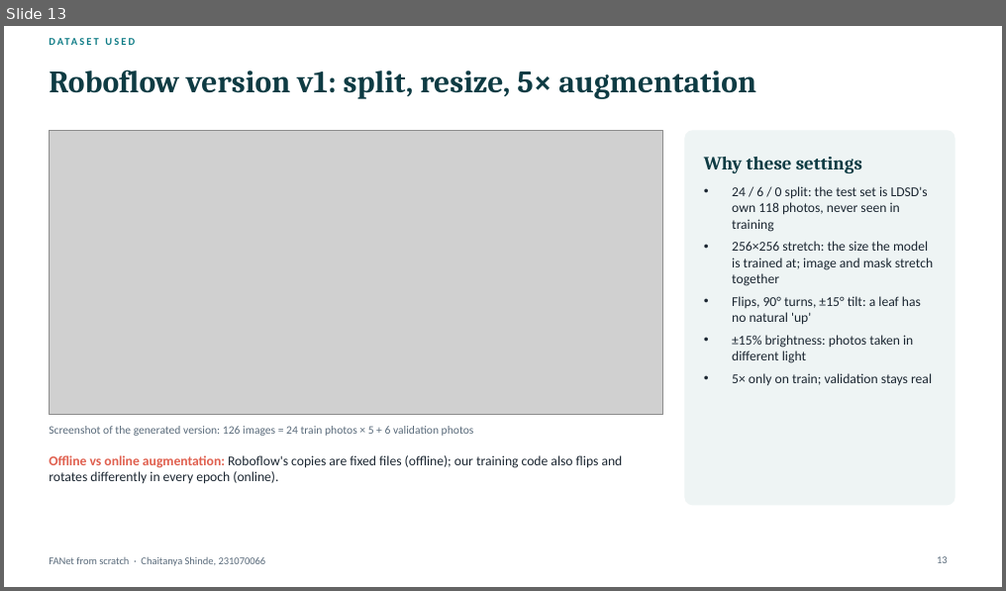
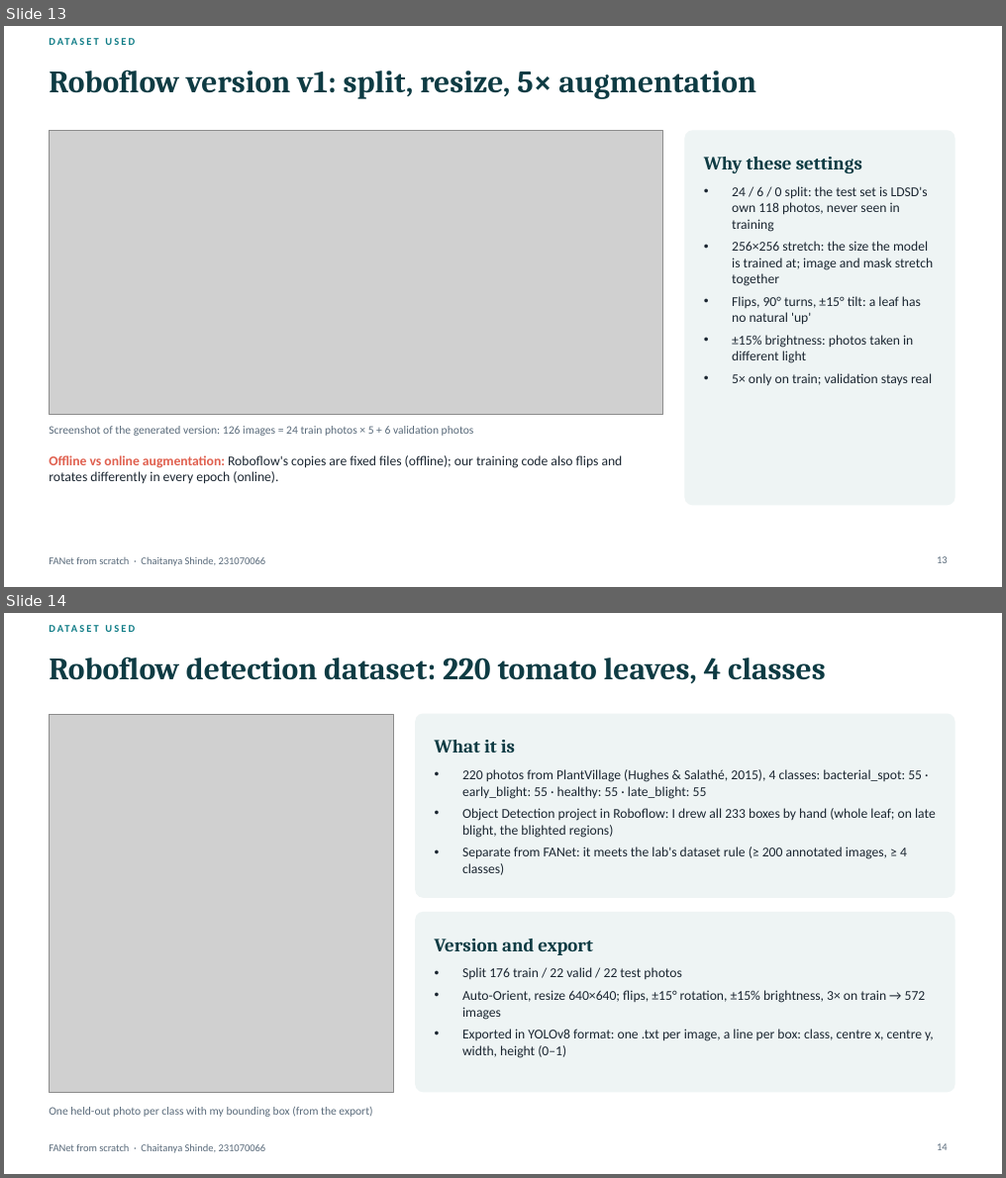
Before and after one commit to Chaitanya-666/DLproject, a slide deck: presentation/FANet_ChaitanyaShinde_231070066.pptx. Shown one above the other, each under a label of ours: slide 13 before the commit, slides 13 and 14 after it. The pictures are 1006x591 and 1006x1178 pixels, drawn with LibreOffice and Linux fonts; fonts in the diff are those of the drawing; grey boxes stand for pictures. Boxes give left, top, right and bottom in pixels: in the first picture for what was removed or moved away, otherwise in the second. Text is boxed around its words. In the diff, an @@ line names an element or a change of style, - is before the commit and + after.

Commit message:
Roboflow detection dataset for the lab rule (220 PlantVillage tomato-leaf photos, 4 classes x 55, 233 hand-drawn boxes, v1 = 572 images, YOLOv8): deck slide 14 (20 slides), report section (11 pages), guides renumbered with a slide-14 unit, 101 guide and README updated

```diff
--- a/presentation/FANet_ChaitanyaShinde_231070066.pptx
+++ b/presentation/FANet_ChaitanyaShinde_231070066.pptx
@@ slide 14 added at (4,613,1002,1174), background #FFFFFF; not listed: 1 template element that a slide beside it also shows @@
@@ text added at (49,619,498,638), 10 pt, text #0F7C86, bold @@
+DATASET USED
@@ title added at (49,657,826,684), 30 pt, text #0E3B43, bold @@
+Roboflow detection dataset: 220 tomato leaves, 4 classes
@@ picture added at (49,714,393,1093) @@
@@ rounded rectangle added at (416,714,954,897), fill #EEF4F4, outline #EEF4F4 1 pt @@
@@ text added at (435,740,515,753), 18 pt, text #0E3B43, bold @@
+What it is
@@ text added at (462,769,936,875), 13 pt, text #1B2631 @@
+• 220 photos from PlantVillage (Hughes & Salathé, 2015), 4 classes: bacterial_spot: 55 · early_blight: 55 · healthy: 55 · late_blight: 55
+• Object Detection project in Roboflow: I drew all 233 boxes by hand (whole leaf; on late blight, the blighted regions)
+• Separate from FANet: it meets the lab's dataset rule (≥ 200 annotated images, ≥ 4 classes)
@@ rounded rectangle added at (416,912,954,1092), fill #EEF4F4, outline #EEF4F4 1 pt @@
@@ text added at (435,939,593,956), 18 pt, text #0E3B43, bold @@
+Version and export
@@ text added at (462,967,934,1059), 13 pt, text #1B2631 @@
+• Split 176 train / 22 valid / 22 test photos
+• Auto-Orient, resize 640×640; flips, ±15° rotation, ±15% brightness, 3× on train → 572 images
+• Exported in YOLOv8 format: one .txt per image, a line per box: class, centre x, centre y, width, height (0–1)
@@ text added at (49,1107,372,1117), 11 pt, text #5A6B7B @@
+One held-out photo per class with my bounding box (from the export)
@@ page number added at (937,1144,947,1151), 10 pt, text #5A6B7B @@
+14
```
Also in this commit, not shown: 4 slides changed, 48 other files.
